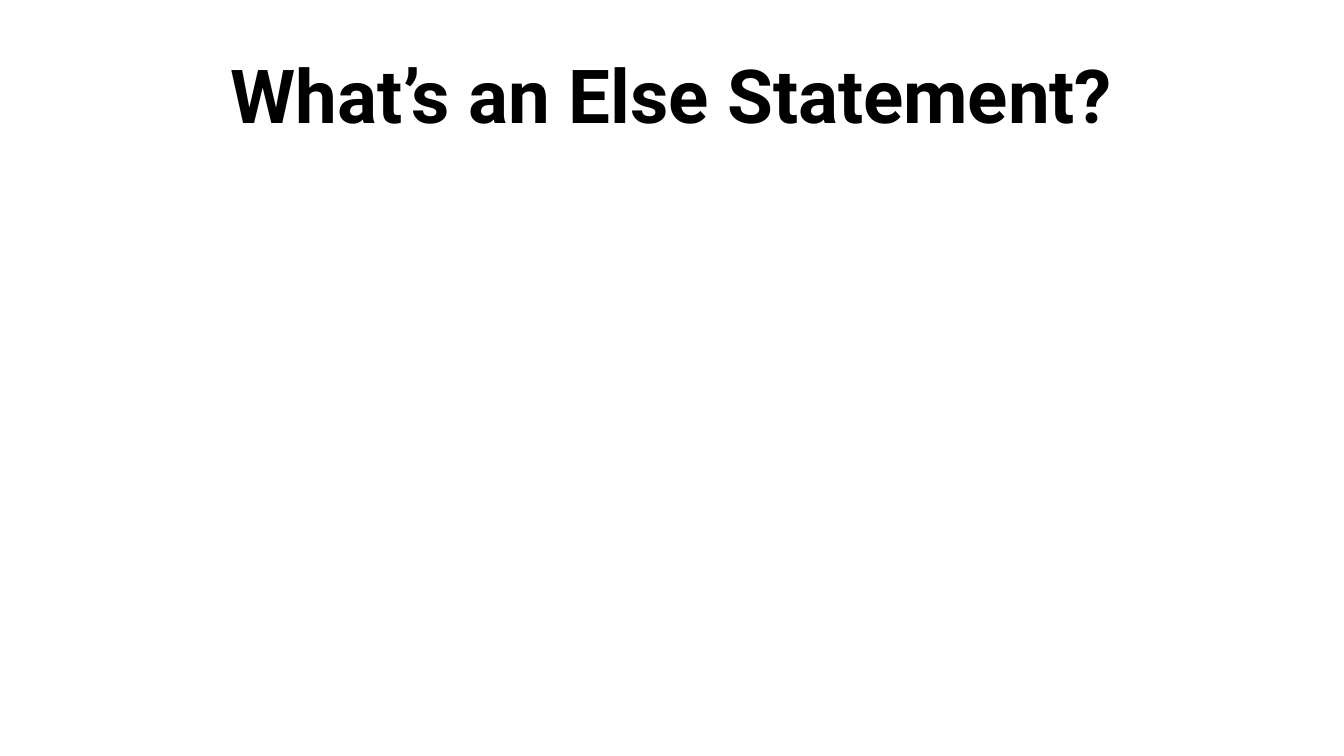
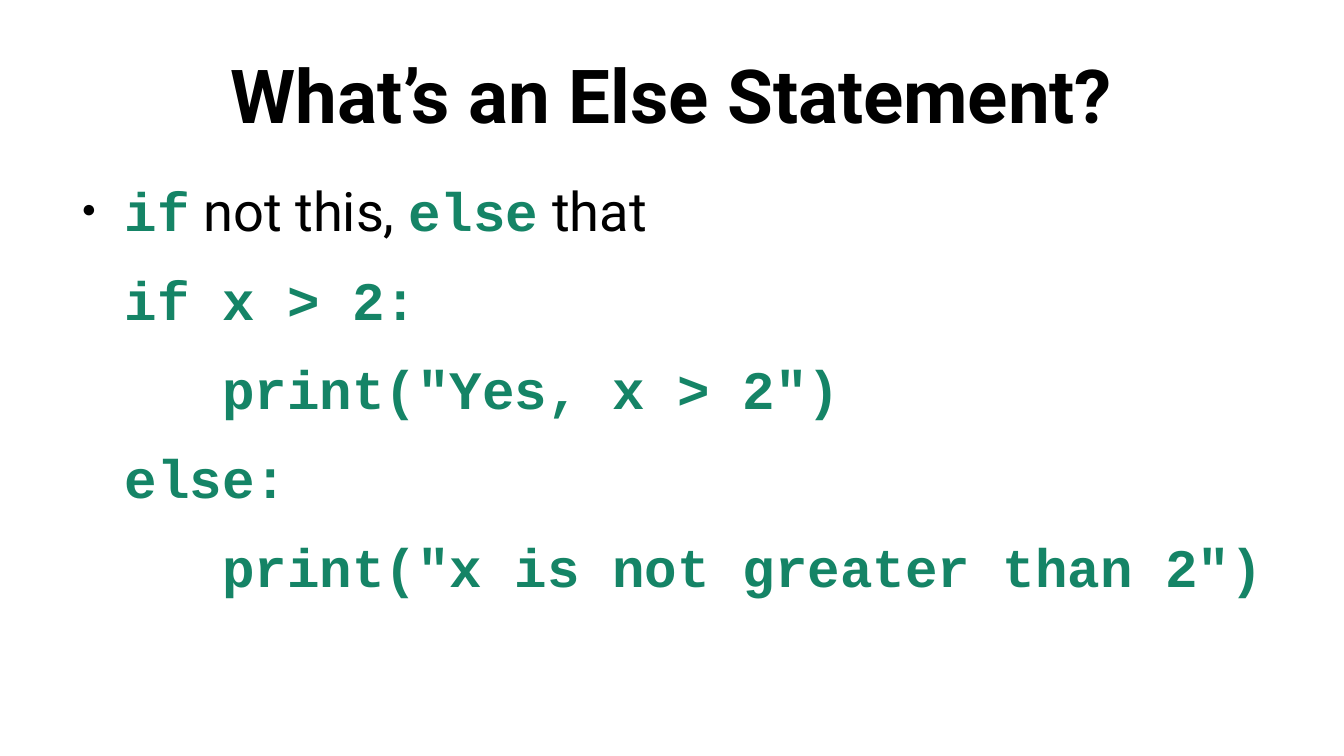
Before and after one commit to SlithyMatt/python-tutorial, a slide deck: slide 15 of lesson2/python101_lesson2_slides.odp (slide 9 before the commit). Drawn at 1344x756 pixels with LibreOffice and Linux fonts; fonts in the diff are those of the drawing. Boxes give left, top, right and bottom in pixels: in the first picture for what was removed or moved away, otherwise in the second. Text is boxed around its words. In the diff, an @@ line names an element or a change of style, - is before the commit and + after.

```diff
--- a/lesson2/python101_lesson2_slides.odp
+++ b/lesson2/python101_lesson2_slides.odp
@@ text added at box(125, 190, 1263, 599), 32 pt, text #158466, bold @@
+● if not this, else that
+if x > 2:
+print("Yes, x > 2")
+else:
+print("x is not greater than 2")
```
Also in this commit, not shown: 5 other slides changed, 7 slides added, 1 slide removed, 2 other files.
